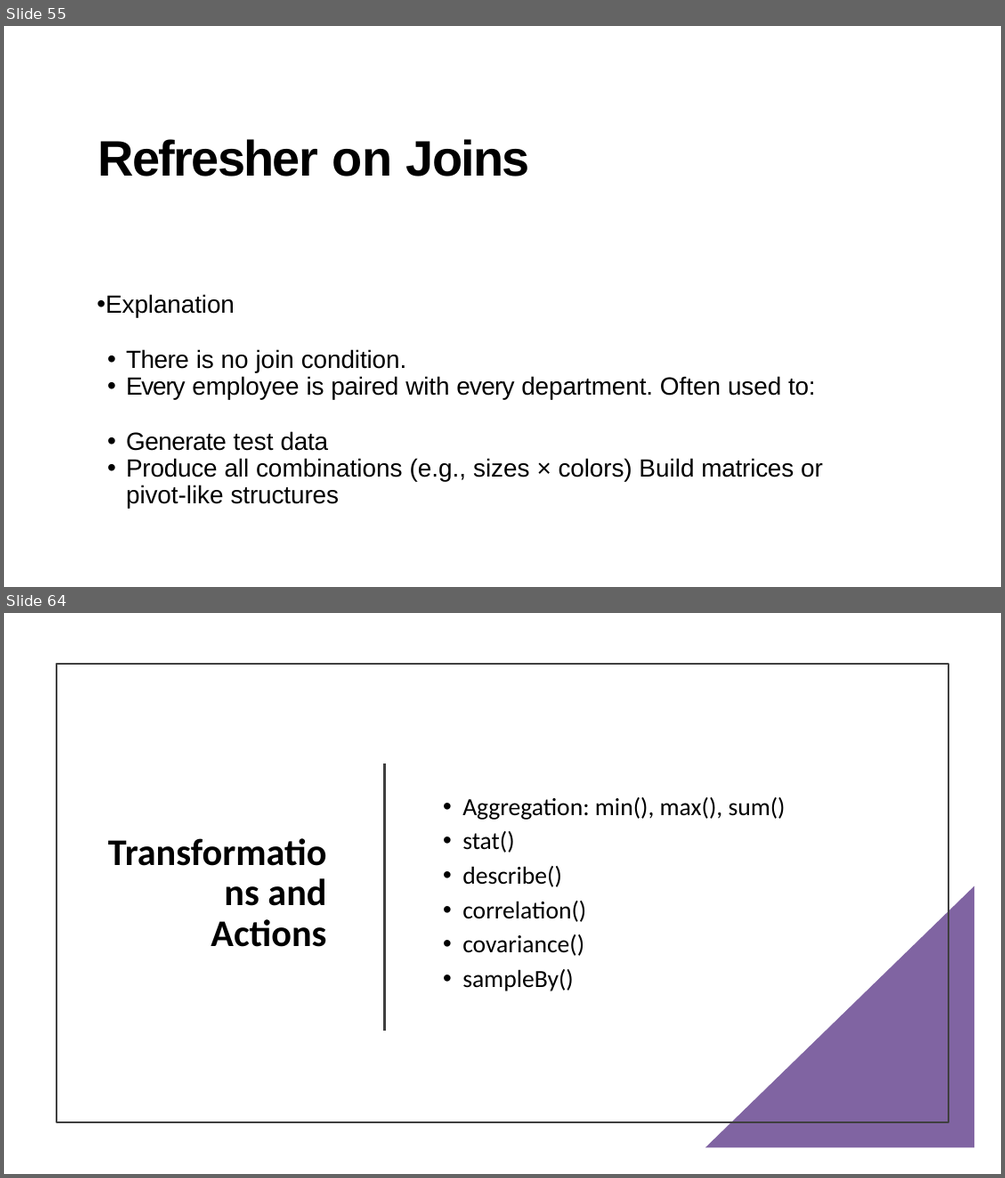
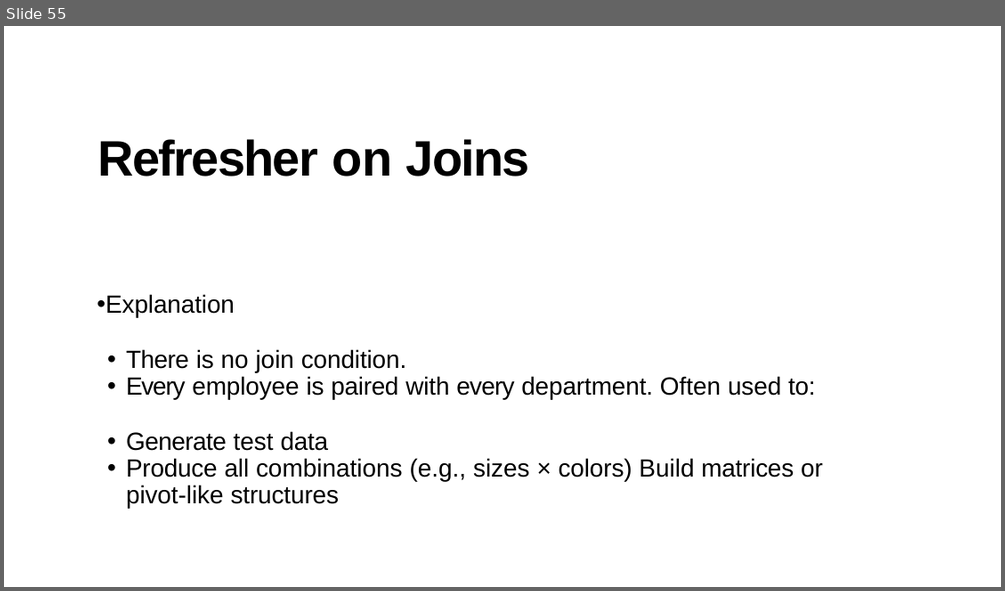
Before and after one commit to zhangyu027/UCI_Hadoop_Apache_Airflow, a slide deck: 02_Slides/M6_SparkSQL.pptx. Shown one above the other, each under a label of ours: slides 55 and 64 before the commit, slide 55 after it; the slides between them are not shown. The pictures are 1005x1178 and 1005x591 pixels, drawn with LibreOffice and Linux fonts; fonts in the diff are those of the drawing. Boxes give left, top, right and bottom in pixels: in the first picture for what was removed or moved away, otherwise in the second. Text is boxed around its words. In the diff, an @@ line names an element or a change of style, - is before the commit and + after.

```diff
--- a/02_Slides/M6_SparkSQL.pptx
+++ b/02_Slides/M6_SparkSQL.pptx
@@ slide 64 removed at box(4, 613, 1001, 1174), background #FFFFFF @@
@@ rectangle removed at box(57, 665, 947, 1123) @@
@@ line removed from (385, 764) to (385, 1030) @@
@@ text removed at box(462, 797, 785, 991) @@
-• Aggregation: min(), max(), sum()
-• stat()
-• describe()
-• correlation()
-• covariance()
-• sampleBy()
@@ title removed at box(210, 878, 326, 947) @@
-Transformations and Actions
@@ right triangle removed at box(705, 885, 974, 1147) @@
```
Also in this commit, not shown: 7 slides changed, 20 other slides removed, 10 other files.
